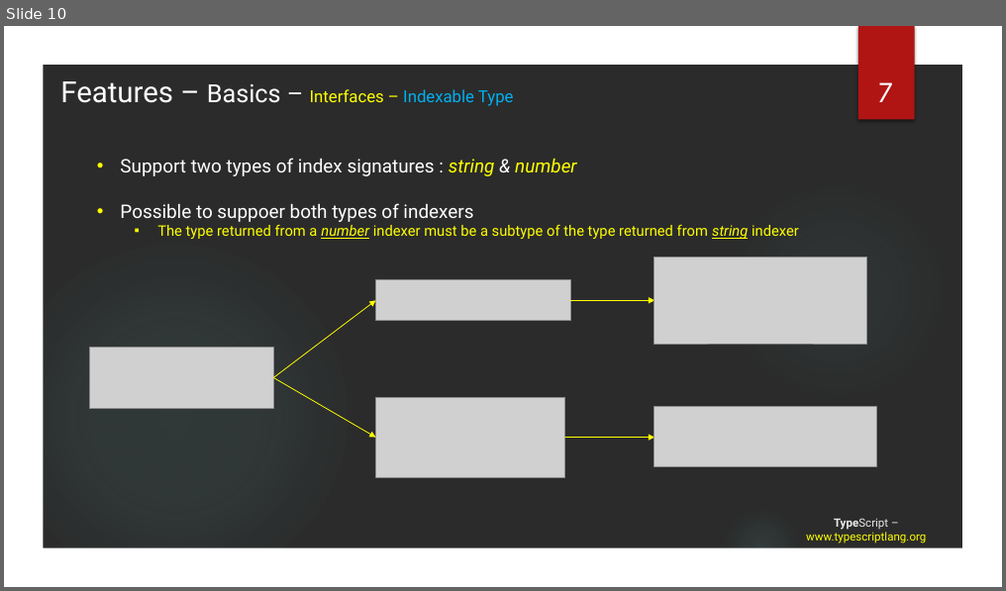
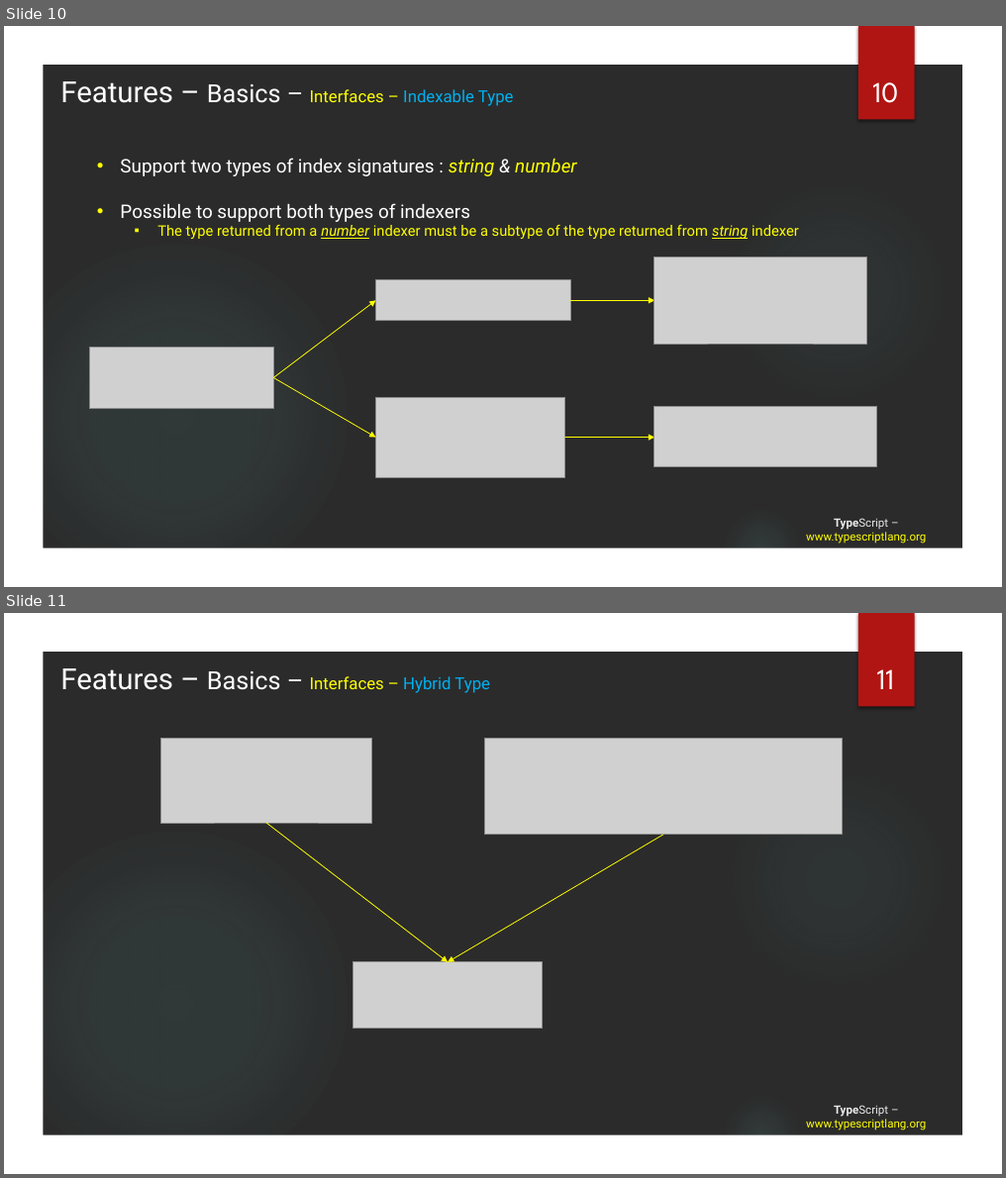
Before and after one commit to tainhx/SSFE, a slide deck: TypeScript.pptx. Shown one above the other, each under a label of ours: slide 10 before the commit, slides 10 and 11 after it. The pictures are 1006x591 and 1006x1178 pixels, drawn with LibreOffice and Linux fonts; fonts in the diff are those of the drawing; grey boxes stand for pictures; background and template pictures are left out; a plain dark background stands for a picture behind light text. Boxes give left, top, right and bottom in pixels: in the first picture for what was removed or moved away, otherwise in the second. Text is boxed around its words. In the diff, an @@ line names an element or a change of style, - is before the commit and + after.

```diff
--- a/TypeScript.pptx
+++ b/TypeScript.pptx
@@ slide 11 added at (x1=4, y1=613, x2=1002, y2=1174), background picture (left out); not listed: 5 template elements that a slide beside it also shows @@
@@ text added at (x1=60, y1=668, x2=490, y2=693), 16 pt, text #FFFFFF @@
+Features – Basics – Interfaces – Hybrid Type
@@ page number added at (x1=877, y1=669, x2=895, y2=689), 28 pt, text #FFFFFF @@
+11
@@ picture added at (x1=161, y1=738, x2=372, y2=823) @@
@@ picture added at (x1=484, y1=738, x2=842, y2=835) @@
@@ arrow added from (266, 823) to (448, 962), #FFFF00 0.75 pt @@
@@ arrow added from (663, 835) to (448, 962), #FFFF00 0.75 pt @@
@@ picture added at (x1=353, y1=962, x2=543, y2=1029) @@
@@ title added at (x1=806, y1=1105, x2=926, y2=1131), 11 pt, text #FFFF00 @@
+TypeScript – www.typescriptlang.org
@@ slide 10 changed as well @@
@@ page number at (x1=872, y1=82, x2=898, y2=103): text changed @@
-7
+10
@@ text at (x1=120, y1=203, x2=470, y2=222): text changed @@
-• Possible to suppoer both types of indexers
+• Possible to support both types of indexers
```
Also in this commit, not shown: 5 other slides changed, 4 other slides added, 5 other files.
